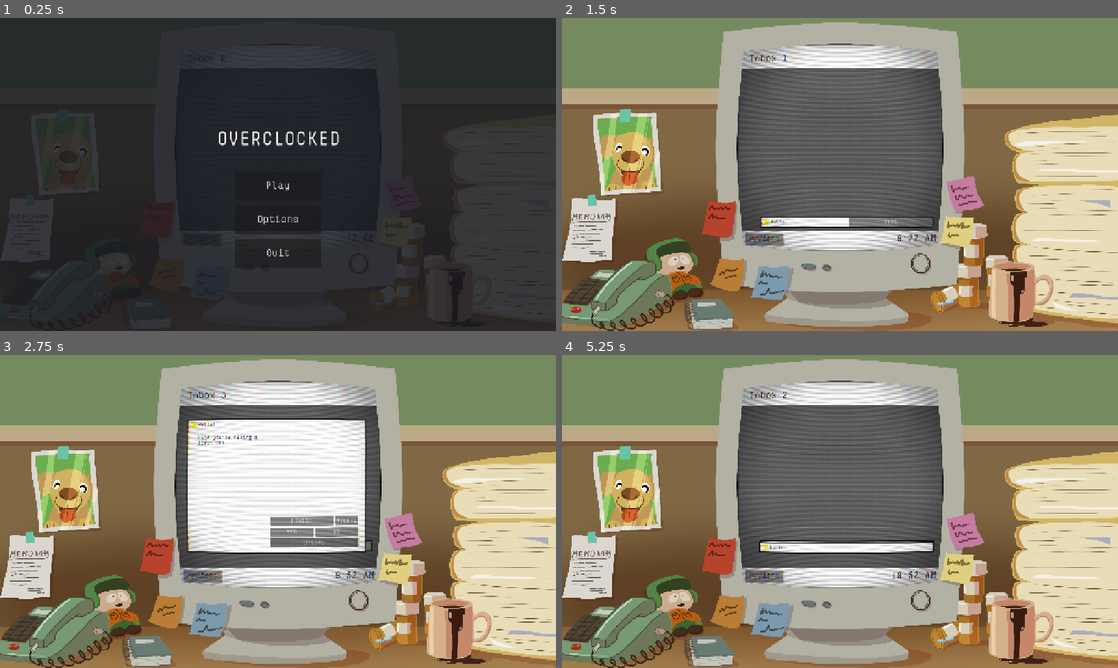
Above: before the commit, frames 1-4 (two rows, left to right).
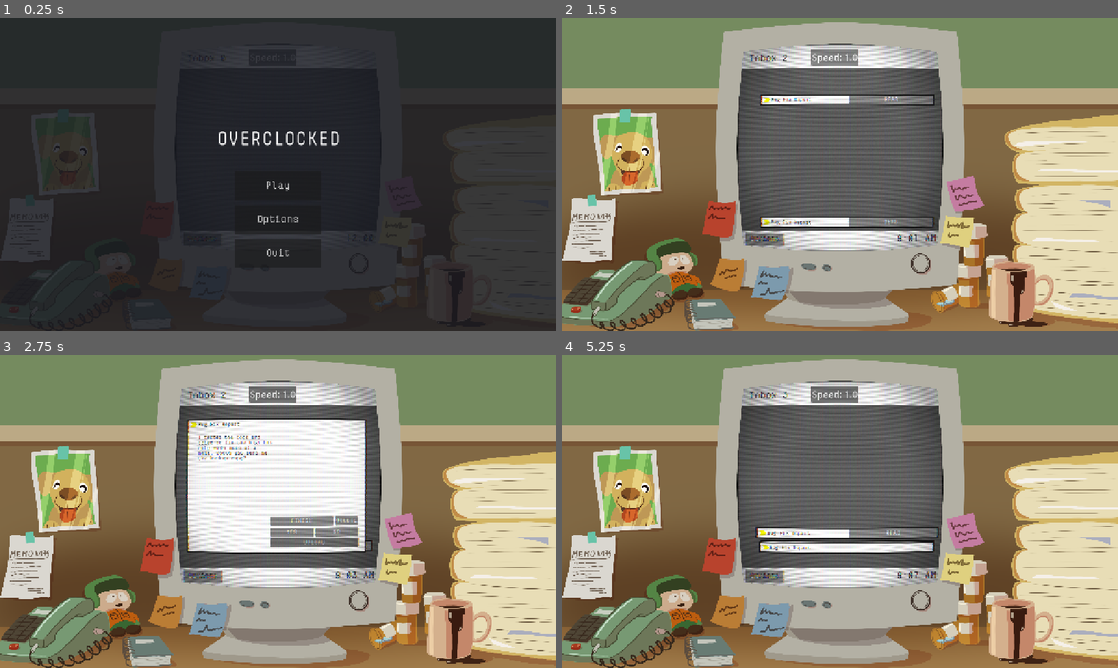
Above: after the commit, the same moments.

Repository: BradBenJoya/GMTK2026
Game: Godot game, scene res://Scenes/main.tscn
Same seed, same stepped clock (60 frames per second), same inputs: the game is played once before the commit and once after it.
Inputs (mouse positions are in pixels of both pictures, inside the frame that each line leads up to):
- Up to frame 1 (0.25 s): no input
- Up to frame 2 (1.5 s): click "Play" at 0.5 s; click (834, 58) at 1.25 s, where only the run after the commit has a clickable "Speed: 1.0"
- Up to frame 3 (2.75 s): click "READ" at 2 s
- Up to frame 4 (5.25 s): click "UPLOAD" at 2.75 s; click "FINISH" at 3.5 s; click "READ" at 4.25 s; click "YES" at 5 s

The runs differ from the first frame. In frame 2, 1.6% of the frame differs, in the area x 35-67%, y 10-72%; in frame 3, 0.9%; in frame 4, 1.7%, in the area x 34-68%, y 10-72%.
Error after the commit: Invalid assignment of property or key 'text' with value of type 'String' on a base object of type 'null instance'. (res://Scripts/main.gd:15)

Commit message:
upload speed stat implemented

Diff:
--- a/Scenes/main.tscn
+++ b/Scenes/main.tscn
@@ -92,6 +92,7 @@
 render_target_update_mode = 4
 
 [node name="Manager" parent="Monitor/SubViewport" unique_id=1747145403 instance=ExtResource("1_jjgbg")]
+unique_name_in_owner = true
 position = Vector2(700, 300)
 
 [node name="Sprite2D" type="Sprite2D" parent="Monitor/SubViewport/Manager" unique_id=1265509594]
@@ -258,7 +259,6 @@
 offset_right = 289.0
 offset_bottom = 357.0
 
-[connection signal="pressed" from="Monitor/SubViewport/Manager/BottomBar/OptionsButton" to="." method="_on_options_button_pressed"]
 [node name="AudioManager" type="Node" parent="." unique_id=1887426924 node_paths=PackedStringArray("correct_sfx", "incorrect_sfx")]
 script = ExtResource("15_h1bgf")
 correct_sfx = NodePath("SFX/MxStingerCorrect")
@@ -272,6 +272,16 @@
 [node name="MxStingerIncorrect" type="AudioStreamPlayer" parent="AudioManager/SFX" unique_id=658714241]
 stream = ExtResource("16_h1bgf")
 
+[node name="UploadSpeedTest" type="Button" parent="." unique_id=1993961730]
+unique_name_in_owner = true
+offset_left = -196.0
+offset_top = -861.0
+offset_right = 125.0
+offset_bottom = -750.0
+theme_override_font_sizes/font_size = 64
+text = "Speed: 1.0"
+
+[connection signal="pressed" from="Monitor/SubViewport/Manager/BottomBar/OptionsButton" to="." method="_on_options_button_pressed"]
 [connection signal="pressed" from="UpgradeBox/UpgradeChoice/UpgradeCard" to="." method="_on_upgrade_selected" flags=18]
 [connection signal="pressed" from="UpgradeBox/UpgradeChoice/UpgradeCard2" to="." method="_on_upgrade_selected" flags=18]
 [connection signal="pressed" from="UpgradeBox/UpgradeChoice/UpgradeCard3" to="." method="_on_upgrade_selected" flags=18]
@@ -280,5 +290,6 @@
 [connection signal="pressed" from="Options/MarginContainer/VBoxContainer/TopRow/ExitButton" to="." method="_on_exit_button_pressed"]
 [connection signal="pressed" from="Options/MarginContainer/VBoxContainer/BottomOptions/ApplyButton" to="." method="_on_apply_button_pressed"]
 [connection signal="pressed" from="Options/MarginContainer/VBoxContainer/BottomOptions/MainButton" to="." method="_on_main_button_pressed"]
+[connection signal="pressed" from="UploadSpeedTest" to="." method="_on_button_pressed"]
 
 [editable path="Options"]
--- a/Scripts/Email/email.gd
+++ b/Scripts/Email/email.gd
@@ -13,6 +13,7 @@
 @export var upload_bar : ProgressBar
 @export var base_read_button : Button
 @export var email_list : Node
+@export var upload_speed : float = 1.0
 
 @export_group("Data")
 @export_enum("Normal", "Accept", "Decline", "Spam", "Upload", "Attachment") var type : String
@@ -35,29 +36,36 @@
 
 var base_scale := Vector2.ONE # for easy scale animation tweaks
 
+# start ampbeetle
+signal activate_virus
+# end ampbeetle
+
 func _ready():
 	base_scale = scale
 	all.visible = false
 	expanded_email_text.visible = false
 
-	var random : float = randf_range(1, 100)
-	if random < 70:
-		type = "Normal"
-
-	else:
-		var special_random : int = randi_range(1, 4)
-
-		if special_random == 1:
-			type = "Accept"
-
-		elif special_random == 2:
-			type = "Decline"
-
-		elif special_random == 3:
-			type = "Spam"
-
-		elif special_random == 4:
-			type = "Upload"
+	#var random : float = randf_range(1, 100)
+	#if random < 70:
+		#type = "Normal"
+		#
+	#else:
+		#var special_random : int = randi_range(1, 4)
+		#
+		#if special_random == 1:
+			#type = "Accept"
+		#
+		#elif special_random == 2:
+			#type = "Decline"
+		#
+		#elif special_random == 3:
+			#type = "Spam"
+		#
+		#elif special_random == 4:
+			#type = "Upload"
+		#
+		##elif special_random == 5:
+			##type = "Virus"
 
 	var text = email_list.create_email(type) # creates the email, and sets text to an array. first value is the person and topic, second is the expanded text
 	flavor_text.text = text[0]
@@ -185,7 +193,7 @@
 	if open:
 		while upload_button.button_pressed:
 			await get_tree().physics_frame
-			progress += 1
+			progress += 1 * upload_speed
 			upload_bar.value = progress
 
 		if progress >= 100:
@@ -198,3 +206,8 @@
 	elif not Global.email_open:
 		open_email(type)
 # end ByDesign
+
+# start ampbeetle
+func update_upload_speed(new_value: float) -> void:
+	upload_speed = new_value
+# end ampbeetle
--- a/Scripts/Manager/manager.gd
+++ b/Scripts/Manager/manager.gd
@@ -4,6 +4,17 @@
 @export_group("Email Speed")
 @export var minimum_speed : float = 0.1
 @export var maximum_speed : float = 2.0
+# start ampbeetle
+@export var email_interval: float = 5.0
+@export var upload_speed : float = 1.0
+
+@export_group("Email Chances")
+@export var upload_chance : float = 0.20
+@export var spam_chance : float = 0.15
+@export var virus_chance : float = 0.10
+
+var email_timer: Timer = Timer.new()
+# end ampbeetle
 
 # start Psuedo Pakman
 @export var email_scene : PackedScene
@@ -15,12 +26,28 @@
 	for i in 100:
 		var new_email = email_scene.instantiate()
 		new_email.position = Vector2(60, -1000)#Vector2(60, 350 - (i * 60))
-		new_email.type = "Normal"
+		var random_chance = randf()
+
+		new_email.type = "Upload"
+		#if random_chance <= spam_chance:
+			#new_email.type = "Spam"
+		#elif random_chance <= spam_chance + virus_chance:
+			#new_email.type = "Virus"
+		#elif random_chance <= spam_chance + virus_chance + upload_chance:
+			#new_email.type = "Upload"
+		#else:
+			#new_email.type = "Normal"
 
 		add_child(new_email)
 		emails.append(new_email)
 
 		await get_tree().create_timer(randf_range(minimum_speed, maximum_speed)).timeout
+
+func _ready() -> void:
+	add_child(email_timer)
+	email_timer.wait_time = email_interval
+	email_timer.start()
+	email_timer.timeout.connect(_on_email_timer_timeout)
 
 func _process(delta):
 	if Global.main: # failsafe
@@ -35,14 +62,30 @@
 
 		i += 1
 
+
 func add_more_emails(amount : int):
 	for i in amount:
 		var new_email = email_scene.instantiate()
 		new_email.position = Vector2(60, -1000)#Vector2(60, 350 - (i * 60))
-		new_email.type = "Normal"
+
+		var random_chance = randf()
+		if random_chance <= spam_chance:
+			new_email.type = "Spam"
+		elif random_chance <= spam_chance + virus_chance:
+			new_email.type = "Virus"
+		elif random_chance <= spam_chance + virus_chance + upload_chance:
+			new_email.type = "Upload"
+		else:
+			new_email.type = "Normal"
 
 		add_child(new_email)
 		emails.append(new_email)
 
-		await get_tree().create_timer(0.2).timeout
+		await get_tree().create_timer(randf_range(minimum_speed, maximum_speed)).timeout
+
 # end ByDesign
+
+# start ampbeetle
+func _on_email_timer_timeout() -> void:
+	add_more_emails(1)
+# end ampbeetle
--- a/Scripts/main.gd
+++ b/Scripts/main.gd
@@ -9,10 +9,15 @@
 @export var upgrade_list: Array[UpgradeItem]
 
 @export_group("Stats")
-@export var upload_speed: float = 100
-@export var virus_chance: float = 100
-@export var spam_chance: float = 100
-@export var email_speed: float = 100
+@export var upload_speed: float = 1.0:
+	set(new_value):
+		upload_speed = new_value
+		$Button.text = ("Speed: " + str(new_value))
+		for message in %Manager.emails:
+			message.upload_speed = new_value
+@export var virus_chance: float = 1.0
+@export var spam_chance: float = 1.0
+@export var email_speed: float = 1.0
 
 enum GameState {
 	MAIN_MENU,
@@ -45,7 +50,11 @@
 var upgrade_time = false
 var tween_time
 
-@export var day_duration : float = 20.0  # was 300, but shortening for testing
+@export var day_duration : float = 300.0  # was 300, but shortening for testing
+
+# start ampbeetle
+signal update_upload_speed(new_value: float)
+# end ampbeetle
 
 func _ready():
 	$UpgradeTimer.start(day_duration / 8)
@@ -187,3 +196,8 @@
 	game_state = GameState.GAME
 
 #end ampbeetle
+
+
+func _on_button_pressed() -> void:
+	upload_speed += 0.2
+	pass # Replace with function body.
Not shown: 1 places in Scenes/main.tscn that only renumber resources
